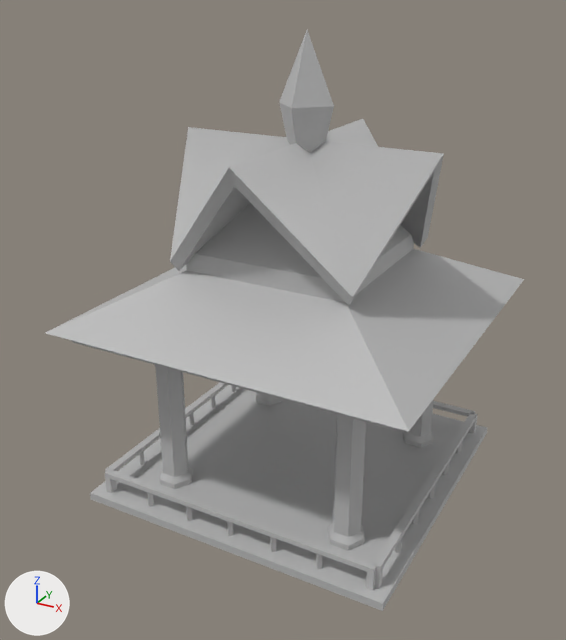
A saved change to the FBX model BearPrototypes/Assets/Objects/Temple.fbx.
One viewpoint serves both versions: a camera (50 mm lens) standing at (20.4, -39.8, 31.4) and looking at (-0.6, -1.5, 12.3). The lights are fixed; the arrows at lower left show +X, +Y and +Z. Where no turn or scale is listed for an object, it has been applied to the vertices.

The older version as bpy lines, for what is in view:
```python
ob_column_05 = bpy.data.objects.new('Column_05', me_mesh_005)
ob_column_05.parent = ob_temple
ob_column_05.location = (600.0, 662.0, 600.0)
ob_column_06 = bpy.data.objects.new('Column_06', me_mesh_007)
ob_column_06.location = (-6.0, -6.0, 6.62)
ob_column_08 = bpy.data.objects.new('Column_08', me_mesh_009)
ob_column_08.parent = ob_temple
ob_column_08.location = (600.0, 662.0, -600.0)
ob_floor1 = bpy.data.objects.new('floor1', me_mesh_004)
ob_floor1.location = (0.0, 0.0, 1.45)
ob_rail4 = bpy.data.objects.new('Rail4', me_mesh)
ob_rail4.location = (0.0, 0.0, 3.11)
ob_rail6 = bpy.data.objects.new('Rail6', me_mesh_002)
ob_rail6.location = (0.0, 0.0, 3.11)
ob_rail7 = bpy.data.objects.new('Rail7', me_mesh_003)
ob_rail7.location = (0.0, 0.0, 3.11)
ob_roof = bpy.data.objects.new('Roof', me_mesh_011)
ob_roof.location = (0.0, 0.0, 20.64)
```
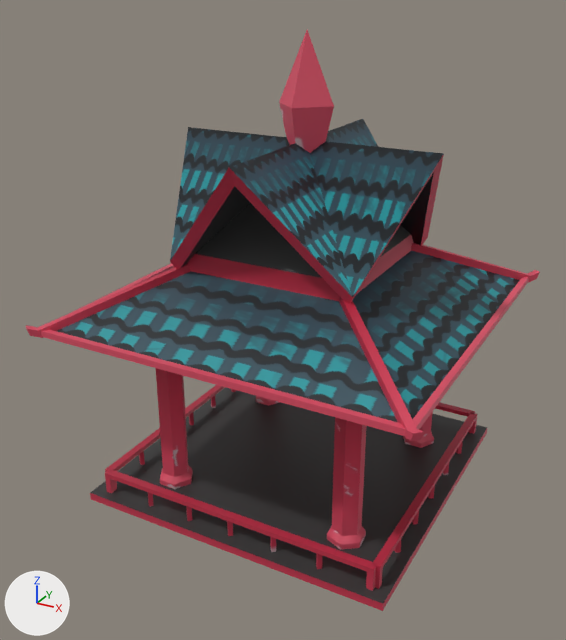
Boxes [x1, y1, x2, y2] around the edits, measured in the pictures (566 x 640 px):
'Rims', added (red)
    after: [26, 243, 540, 441]
'Column_05', reshaped, turned
    before: [328, 414, 366, 550]
    after: [327, 417, 367, 550]
'Rail4', recoloured (grey to red)
    both: [105, 469, 377, 591]
'Rail7', recoloured (grey to red)
    both: [371, 412, 477, 589]
'Rail6', recoloured (grey to red)
    both: [105, 382, 236, 487]
part 1 of me_mesh_007, recoloured (grey to red)
    both: [156, 368, 193, 489]
part 3 of me_mesh_011, recoloured
    both: [57, 30, 520, 422]
part 4 of me_mesh_009, recoloured (grey to red)
    before: [402, 399, 434, 448]
    after: [403, 411, 434, 448]
part 5 of me_mesh_004, recoloured (grey to black)
    both: [90, 387, 487, 611]

The change, as a list of edits to the scene's bpy script:
```text
Change me_mesh_009:
    used by ob_column_08; parent = ob_temple; location = (600.0, 662.0, -600.0)
    remove me_mesh_009.from_pydata(...)  # 50 vertices, 54 faces; spans x -114.0..114.0, y -508.0..508.0, z -99.0..99.0
    add me_mesh_009.from_pydata(...)  # 48 vertices, 42 faces; spans x -114.0..114.0, y -508.0..508.0, z -99.0..99.0
    me_mesh_009 part 4: 42 faces spanning x -114.0..114.0, y -508.0..508.0, z -99.0..99.0 switch from mat_lambert1 (grey #bcbcbc) to mat_temple1 (picture img_temple_png)
Change me_mesh_005:
    used by ob_column_05; parent = ob_temple; location = (600.0, 662.0, 600.0)
    remove me_mesh_005.from_pydata(...)  # 50 vertices, 54 faces; spans x -114.0..114.0, y -508.0..508.0, z -99.0..99.0
    add me_mesh_005.from_pydata(...)  # 48 vertices, 42 faces; spans x -114.0..114.0, y -508.0..508.0, z -99.0..99.0
    me_mesh_005 part 2: 42 faces spanning x -114.0..114.0, y -508.0..508.0, z -99.0..99.0 switch from mat_lambert1 (grey #bcbcbc) to mat_temple1 (picture img_temple_png)
Change me_mesh_011:
    remove me_mesh_011.from_pydata(...)  # 47 vertices, 51 faces; spans x -10.9..10.9, y -10.9..10.9, z -8.2..8.2
    add me_mesh_011.from_pydata(...)  # 47 vertices, 48 faces; spans x -10.9..10.9, y -10.9..10.9, z -8.2..8.2
    me_mesh_011 part 3: 48 faces spanning x -10.9..10.9, y -10.9..10.9, z -8.2..8.2 switch from mat_lambert1 (grey #bcbcbc) to mat_temple1 (picture img_temple_png)
Change me_mesh_007:
    remove me_mesh_007.from_pydata(...)  # 50 vertices, 54 faces; spans x -1.14..1.14, y -0.99..0.99, z -5.08..5.08
    add me_mesh_007.from_pydata(...)  # 48 vertices, 42 faces; spans x -1.14..1.14, y -0.99..0.99, z -5.08..5.08
    me_mesh_007 part 1: 42 faces spanning x -1.14..1.14, y -0.99..0.99, z -5.08..5.08 switch from mat_lambert1 (grey #bcbcbc) to mat_temple1 (picture img_temple_png)
Change me_mesh_003:
    where me_mesh_003.from_pydata(...)  # 56 vertices, 42 faces; spans x 8.8..9.2, y -9.0..9.0, z -1.9..0.0
    remove me_mesh_003.materials.append(mat_lambert1)  # grey #bcbcbc
    add me_mesh_003.materials.append(mat_temple1)  # picture img_temple_png
Change me_mesh_002:
    where me_mesh_002.from_pydata(...)  # 56 vertices, 42 faces; spans x -9.2..-8.8, y -9.0..9.0, z -1.9..0.0
    remove me_mesh_002.materials.append(mat_lambert1)  # grey #bcbcbc
    add me_mesh_002.materials.append(mat_temple1)  # picture img_temple_png
Change me_mesh:
    where me_mesh.from_pydata(...)  # 56 vertices, 42 faces; spans x -9.0..9.0, y -9.2..-8.8, z -1.9..0.0
    remove me_mesh.materials.append(mat_lambert1)  # grey #bcbcbc
    add me_mesh.materials.append(mat_temple1)  # picture img_temple_png
Change me_mesh_004:
    remove me_mesh_004.from_pydata(...)  # 16 vertices, 12 faces; spans x -9.9..9.9, y -9.9..9.9, z -0.9..0.2
    add me_mesh_004.from_pydata(...)  # 16 vertices, 11 faces; spans x -9.9..9.9, y -9.9..9.9, z -0.9..0.2
    me_mesh_004 part 5: 11 faces spanning x -9.9..9.9, y -9.9..9.9, z -0.9..0.2 switch from mat_lambert1 (grey #bcbcbc) to mat_temple1 (picture img_temple_png)
Change ob_column_05:
    ob_column_05.rotation_euler: (0.0, 0.0, 0.0) -> (0.0, -2.504, 0.0)  # degrees (0, 0, 0) -> degrees (0, -143, 0)
Add ob_rims:
    ob_rims = bpy.data.objects.new('Rims', me_mesh_011_1)  # 80 vertices, 60 faces; spans x -11.7..11.7, y -11.7..11.7, z -0.3..3.4; in mat_temple1 (picture img_temple_png)
    ob_rims.location = (0.0, 0.0, 13.02)
```
